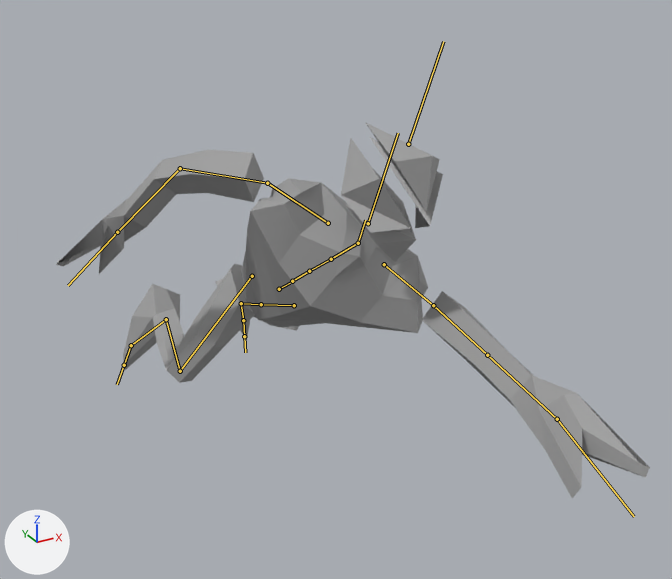
Two versions of the glTF model glb_imports/8164_meshes.glb, one commit apart.
Before and after are seen from a 50 mm camera at (-14.8, -34.3, 26.5) aimed at (2.9, -2.2, 10.4). Every picture has the same lights, and +X, +Y and +Z are marked at lower left. Both versions are drawn at frame 22 of the action 'DashGrab'; the numbers are the values there. The bones that bend it are drawn over the model as lines.

Names of what the first picture shows: 'Body.001'.
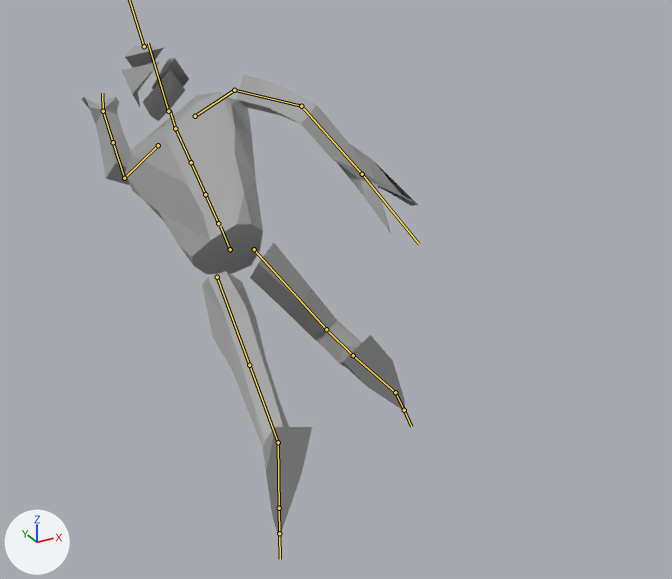
The edits, one by one:
Object 'Armature' (bone_rig_object) turns from (0, 0, 0) to (0, 0, -180) degrees about its own x, y and z.
Bone 'mixamorig:LeftArm' (bone_mixamorig_leftarm) turns from (-58, 7, 55) to (-68, -1, 74) degrees about its own x, y and z.
Bone 'mixamorig:LeftHand' (bone_mixamorig_lefthand) turns from (4, 14, 6) to (13, 36, 9) degrees about its own x, y and z.

What differs and where, as boxes (x1, y1, x2, y2) in the pictures (672 x 579 px):
'Body.001', posed (43% narrower, 30% taller)
    before: (56, 122, 650, 498)
    after: (81, 46, 418, 535)
bone 'mixamorig:LeftArm', root to tip
    before: (433, 305) to (487, 355)
    after: (124, 178) to (113, 142)
bone 'mixamorig:LeftHand', root to tip
    before: (557, 419) to (634, 516)
    after: (103, 111) to (102, 93)
